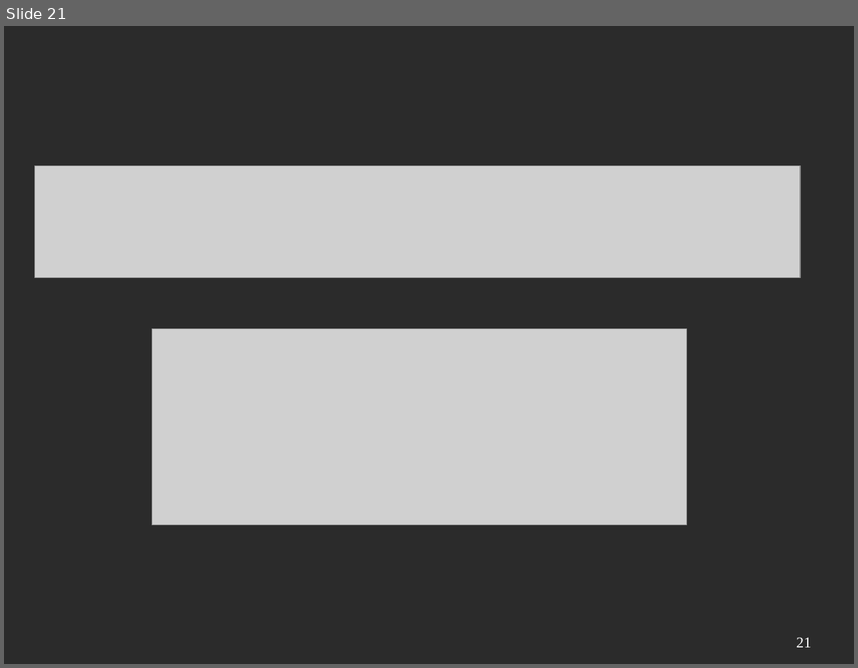
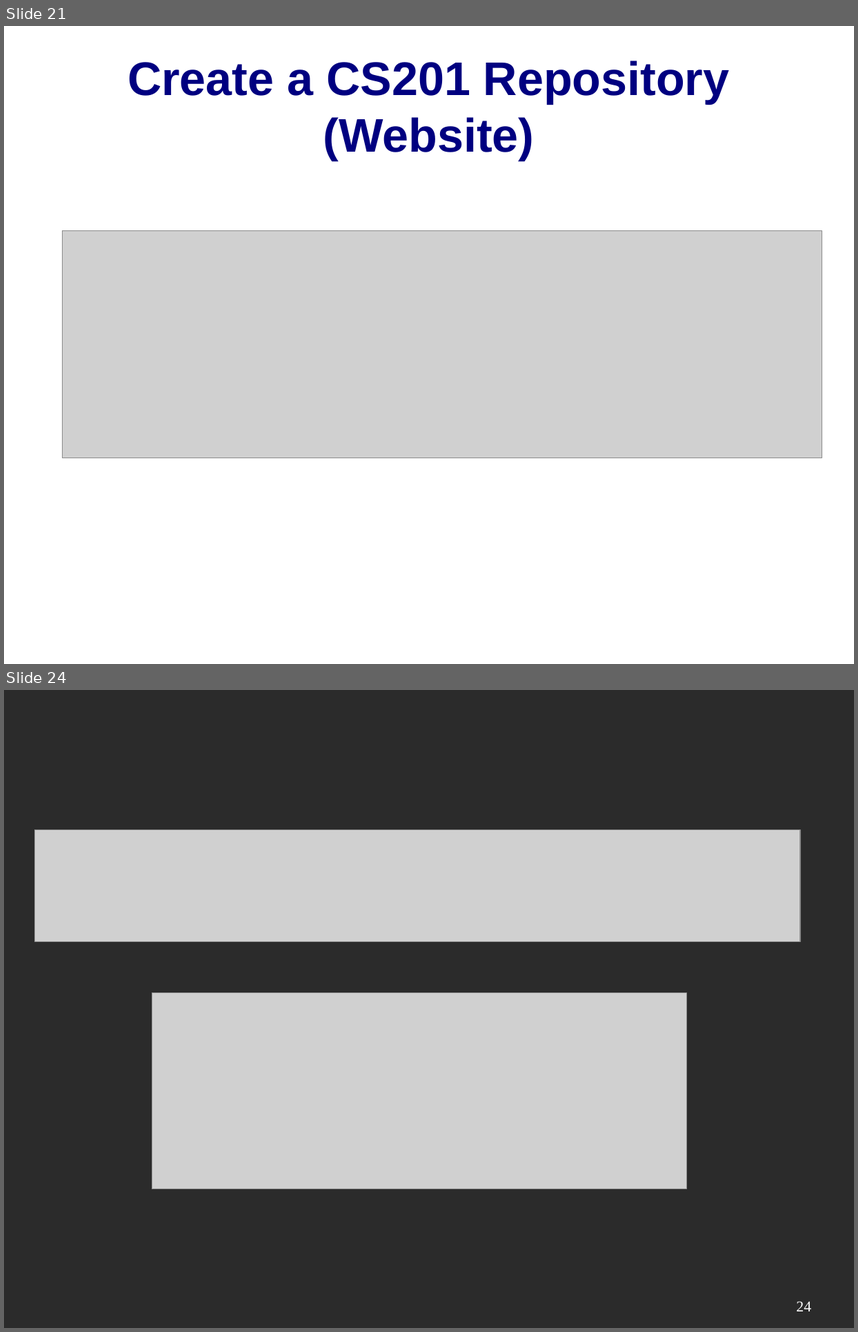
Before and after one commit to mactwist555/CPP-Course, a slide deck: Week 01/1 Setup - IDE and Source Control.odp. Shown one above the other, each under a label of ours: slide 21 before the commit, slides 21 and 24 after it; the slides between them are not shown. The pictures are 858x668 and 858x1332 pixels, drawn with LibreOffice and Linux fonts; fonts in the diff are those of the drawing; grey boxes stand for pictures; background and template pictures are left out; a plain dark background stands for a picture behind light text. Boxes give left, top, right and bottom in pixels: in the first picture for what was removed or moved away, otherwise in the second. Text is boxed around its words. In the diff, an @@ line names an element or a change of style, - is before the commit and + after.

Commit message:
Added Windows client screenshots to presentation

```diff
--- a/Week 01/1 Setup - IDE and Source Control.odp
+++ b/Week 01/1 Setup - IDE and Source Control.odp
@@ slide 21 added at bbox=[4, 26, 854, 664], background picture (left out) @@
@@ title added at bbox=[128, 60, 729, 160], 44 pt, text #000080, bold @@
+Create a CS201 Repository
+(Website)
@@ picture added at bbox=[62, 231, 822, 458] @@
@@ page number added at bbox=[613, 633, 812, 651], 14 pt, text #FFFFFF @@
+21
@@ what was slide 21 is now slide 24 @@
@@ page number at bbox=[796, 1301, 811, 1311]: text changed @@
-21
+24
```
Also in this commit, not shown: 6 slides changed, 7 other slides added, 2 slides removed.
